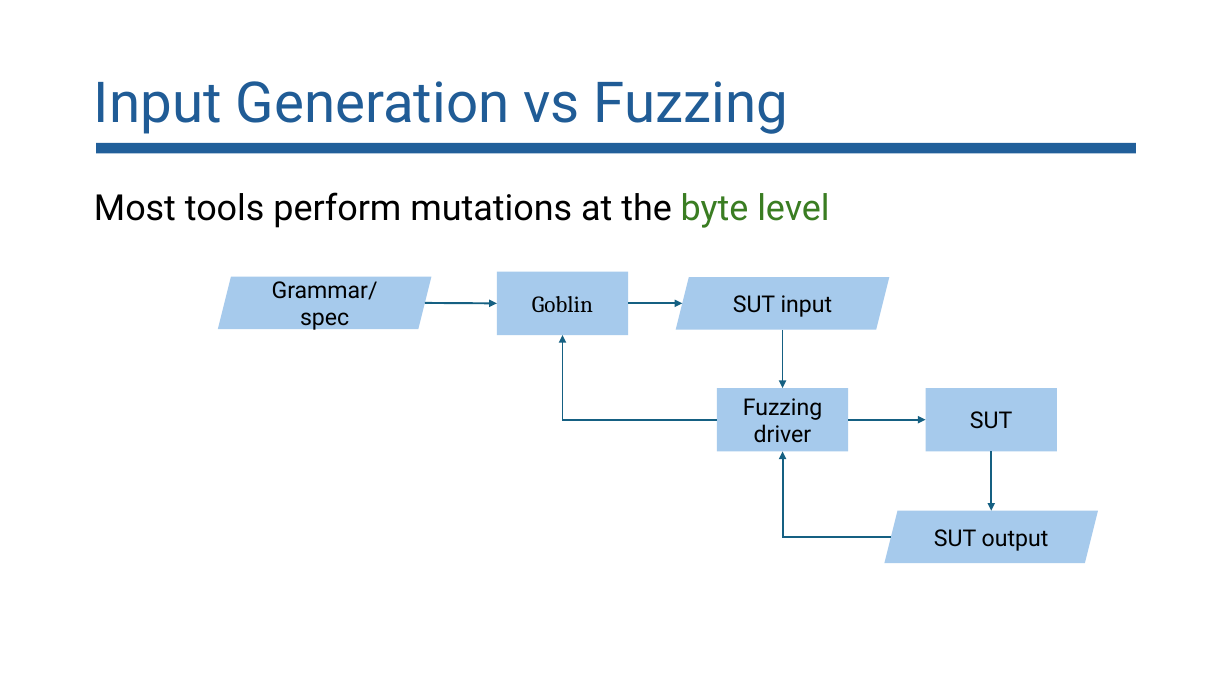
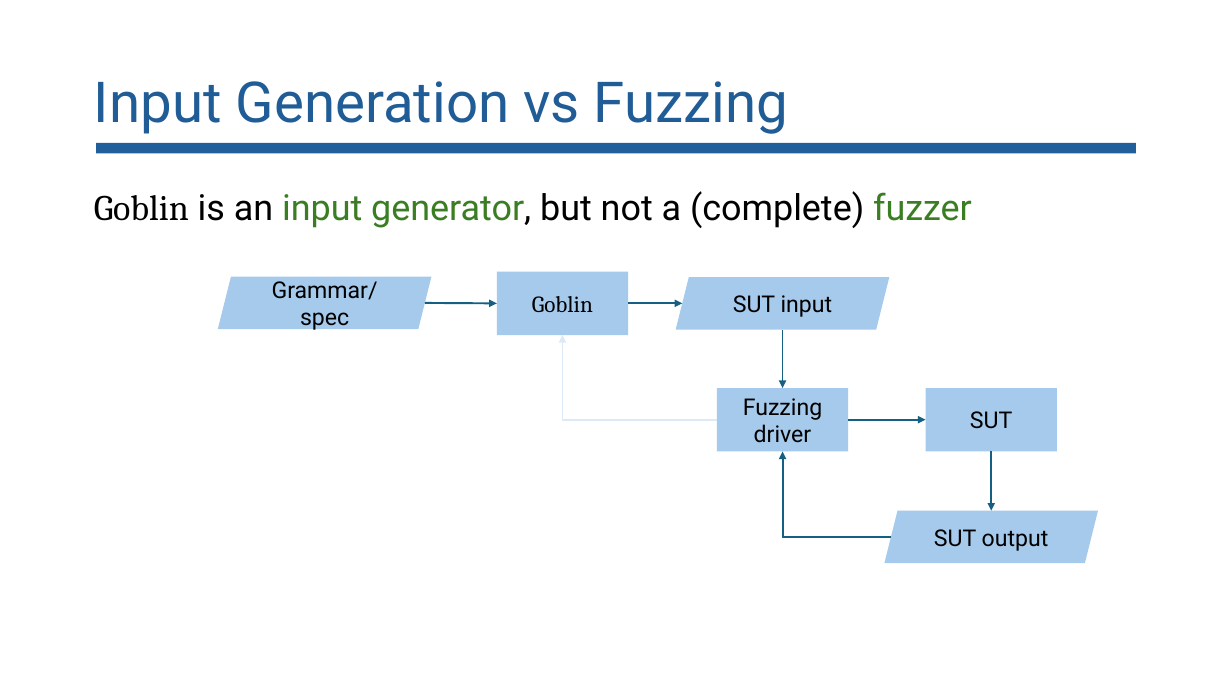
Before and after one commit to lorchrob/goblin_slides, a slide deck: slide 12 of goblin_slides.pptx. Drawn at 1232x693 pixels with LibreOffice and Linux fonts; fonts in the diff are those of the drawing. Boxes give left, top, right and bottom in pixels: in the first picture for what was removed or moved away, otherwise in the second. Text is boxed around its words. In the diff, an @@ line names an element or a change of style, - is before the commit and + after.

```diff
--- a/goblin_slides.pptx
+++ b/goblin_slides.pptx
@@ text at box(94, 191, 972, 228): text changed @@
-Most tools perform mutations at the byte level
+Goblin is an input generator, but not a (complete) fuzzer
@@ elbow arrow (717, 420) - (563, 335): stroke #156082 1.5 pt to #DCEAF7 1.5 pt @@
```
Also in this commit, not shown: 25 other slides changed, 1 slide added.
